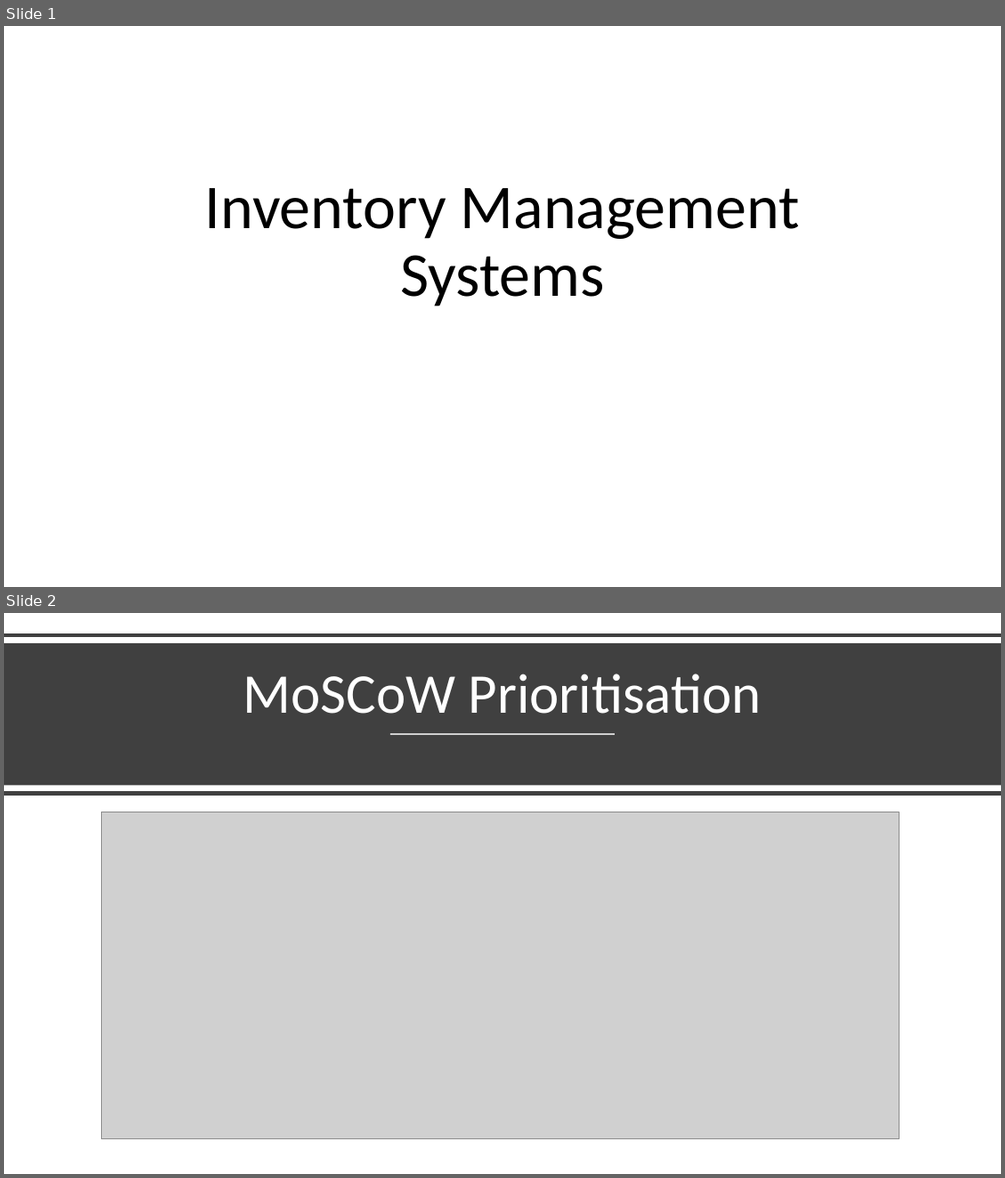
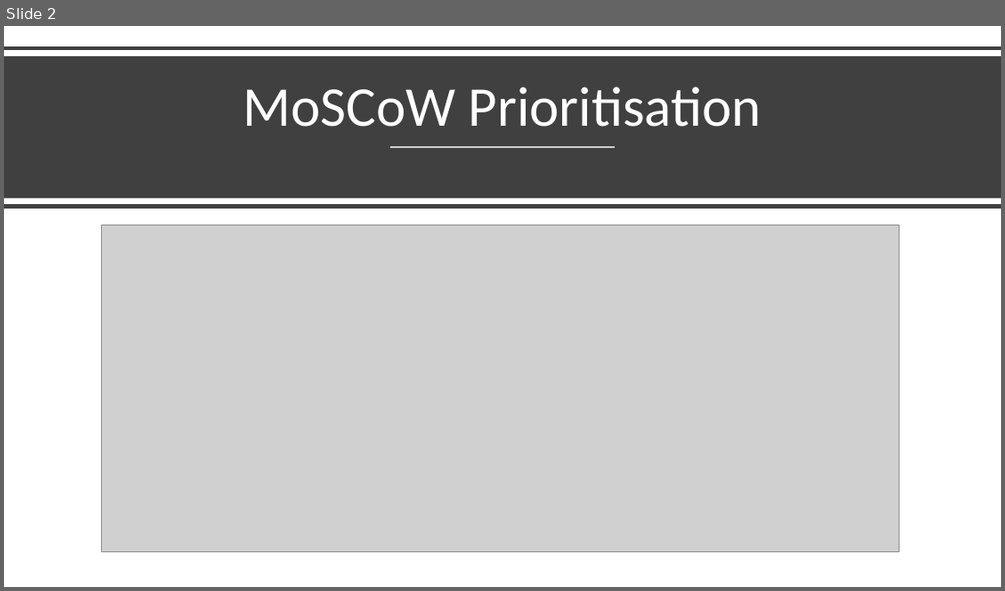
Before and after one commit to Ridwan-Kawsar/IMS-22EnableMay2, a slide deck: Documentation/IMS Presentation.pptx. Shown one above the other, each under a label of ours: slides 1 and 2 before the commit, slide 2 after it. The pictures are 1005x1178 and 1005x591 pixels, drawn with LibreOffice and Linux fonts; fonts in the diff are those of the drawing; grey boxes stand for pictures. Boxes give left, top, right and bottom in pixels: in the first picture for what was removed or moved away, otherwise in the second. Text is boxed around its words. In the diff, an @@ line names an element or a change of style, - is before the commit and + after.

```diff
--- a/Documentation/IMS Presentation.pptx
+++ b/Documentation/IMS Presentation.pptx
@@ slide 1 removed at (4,26,1001,587), background #FFFFFF @@
@@ title removed at (205,188,800,306) @@
-Inventory Management Systems
```
Also in this commit, not shown: 5 slides changed, 5 slides added, 5 other slides removed, 1 other file.
